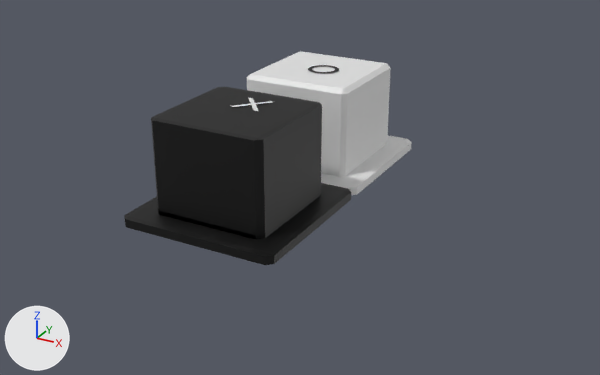
Two versions of the Blender file static/tiktak.blend, one commit apart.
Before and after are seen from a 50 mm camera at (8.8, -16.98, 9.99) aimed at (-0.08, -0.84, 1.92). The axes (+X, +Y, +Z) are drawn at lower left. The lights are the same throughout.

In view in the first picture: 'Cube', 'Cube.001', 'Text', 'Text.001', 'tiktakCube'.
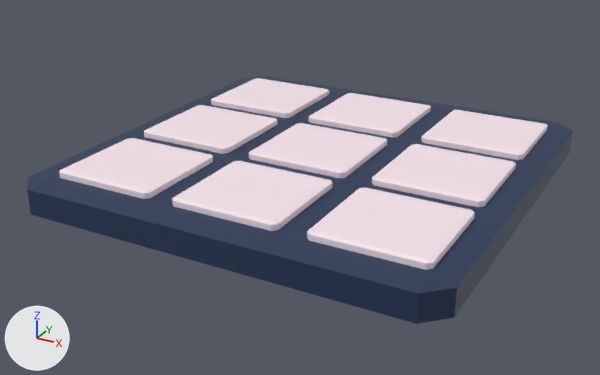
Commit message: feat: tiktak logic in /test n better model

Boxes (x1, y1, x2, y2) around the edits, measured in the pictures (600 x 375 px):
'Cube.001', recoloured, moved, rescaled: before (321, 135, 412, 195); after (27, 76, 573, 324)
'tiktakCube', deleted (black): before (124, 87, 351, 265)
'Cube', moved, rescaled: before (247, 51, 391, 177); after (249, 123, 387, 178)
'Cube.005', added: after (307, 187, 475, 270)
'Cube.004', added: after (172, 161, 332, 231)
'Cube.002', added: after (372, 144, 516, 207)
'Cube.006', added: after (59, 138, 213, 199)
'Cube.008', added: after (421, 110, 548, 160)
'Cube.003', added: after (144, 105, 277, 154)
'Cube.007', added: after (309, 93, 431, 137)
'Cube.009', added: after (211, 78, 329, 118)
'Text', deleted: before (232, 97, 272, 111)
'Text.001', deleted: before (308, 65, 339, 73)

Patch to the scene script:
```diff
--- a/static/tiktak.blend.py
+++ b/static/tiktak.blend.py
@@ me_cube_001 @@
 me_cube_001.from_pydata(...)  # 8 vertices, 6 faces; spans x -1.0..1.0, y -1.0..1.0, z -1.0..1.0
-me_cube_001.materials.append(mat_material)  # white #e7e7e7
+me_cube_001.materials.append(mat_material_004)  # dark blue #213555
@@ ob_cube @@
 ob_cube = bpy.data.objects.new('Cube', me_cube)
-ob_cube.location = (0.0, 0.0, 0.0)
+ob_cube.location = (0.0, 0.0, 1.52)
+ob_cube.scale = (1.0, 1.0, 0.262)
 _m = ob_cube.modifiers.new('Bevel', 'BEVEL')
@@ ob_cube_001 @@
 ob_cube_001 = bpy.data.objects.new('Cube.001', me_cube_001)
-ob_cube_001.location = (0.0, 0.0, 2.52)
-ob_cube_001.scale = (1.78, 1.78, 0.103)
+ob_cube_001.location = (0.0, 0.0, 2.25)
+ob_cube_001.scale = (5.12, 5.12, 0.34)
 _m = ob_cube_001.modifiers.new('Bevel', 'BEVEL')
@@ ob_tiktakcube @@
-ob_tiktakcube = bpy.data.objects.new('tiktakCube', me_cube_002)
@@ ob_text @@
-ob_text = bpy.data.objects.new('Text', txt_text)
@@ ob_text_001 @@
-ob_text_001 = bpy.data.objects.new('Text.001', txt_text_001)
@@ ob_cube_009 @@
+ob_cube_009 = bpy.data.objects.new('Cube.009', me_cube_010)  # 20 vertices, 16 faces; spans x -1.29..1.29, y -1.29..1.29, z 2.52..4.67; in mat_material_005 (white #fce9f1); modifiers BEVEL
+ob_cube_009.location = (-3.18, 3.05, 1.52)
+ob_cube_009.scale = (1.0, 1.0, 0.262)
@@ ob_cube_008 @@
+ob_cube_008 = bpy.data.objects.new('Cube.008', me_cube_009)  # 20 vertices, 16 faces; spans x -1.29..1.29, y -1.29..1.29, z 2.52..4.67; in mat_material_005 (white #fce9f1); modifiers BEVEL
+ob_cube_008.location = (3.24, 3.05, 1.52)
+ob_cube_008.scale = (1.0, 1.0, 0.262)
@@ ob_cube_007 @@
+ob_cube_007 = bpy.data.objects.new('Cube.007', me_cube_008)  # 20 vertices, 16 faces; spans x -1.29..1.29, y -1.29..1.29, z 2.52..4.67; in mat_material_005 (white #fce9f1); modifiers BEVEL
+ob_cube_007.location = (0.0, 3.05, 1.52)
+ob_cube_007.scale = (1.0, 1.0, 0.262)
@@ ob_cube_006 @@
+ob_cube_006 = bpy.data.objects.new('Cube.006', me_cube_007)  # 20 vertices, 16 faces; spans x -1.29..1.29, y -1.29..1.29, z 2.52..4.67; in mat_material_005 (white #fce9f1); modifiers BEVEL
+ob_cube_006.location = (-3.18, -3.04, 1.52)
+ob_cube_006.scale = (1.0, 1.0, 0.262)
@@ ob_cube_005 @@
+ob_cube_005 = bpy.data.objects.new('Cube.005', me_cube_006)  # 20 vertices, 16 faces; spans x -1.29..1.29, y -1.29..1.29, z 2.52..4.67; in mat_material_005 (white #fce9f1); modifiers BEVEL
+ob_cube_005.location = (3.24, -3.04, 1.52)
+ob_cube_005.scale = (1.0, 1.0, 0.262)
@@ ob_cube_004 @@
+ob_cube_004 = bpy.data.objects.new('Cube.004', me_cube_005)  # 20 vertices, 16 faces; spans x -1.29..1.29, y -1.29..1.29, z 2.52..4.67; in mat_material_005 (white #fce9f1); modifiers BEVEL
+ob_cube_004.location = (0.0, -3.04, 1.52)
+ob_cube_004.scale = (1.0, 1.0, 0.262)
@@ ob_cube_003 @@
+ob_cube_003 = bpy.data.objects.new('Cube.003', me_cube_004)  # 20 vertices, 16 faces; spans x -1.29..1.29, y -1.29..1.29, z 2.52..4.67; in mat_material_005 (white #fce9f1); modifiers BEVEL
+ob_cube_003.location = (-3.18, 0.0, 1.52)
+ob_cube_003.rotation_euler = (0.0, 0.00175, 0.0)  # degrees (0, 0.1, 0)
+ob_cube_003.scale = (1.0, 1.0, 0.262)
@@ ob_cube_002 @@
+ob_cube_002 = bpy.data.objects.new('Cube.002', me_cube_003)  # 20 vertices, 16 faces; spans x -1.29..1.29, y -1.29..1.29, z 2.52..4.67; in mat_material_005 (white #fce9f1); modifiers BEVEL
+ob_cube_002.location = (3.24, 0.0, 1.52)
+ob_cube_002.scale = (1.0, 1.0, 0.262)
```
